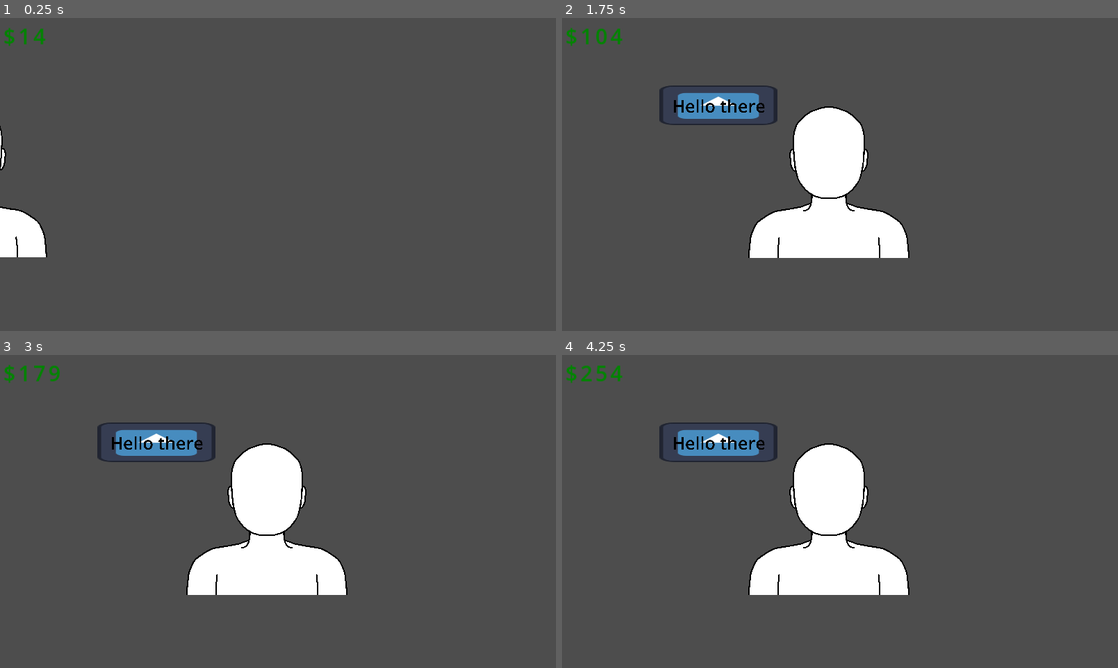
Above: before the commit, frames 1-4 (two rows, left to right).
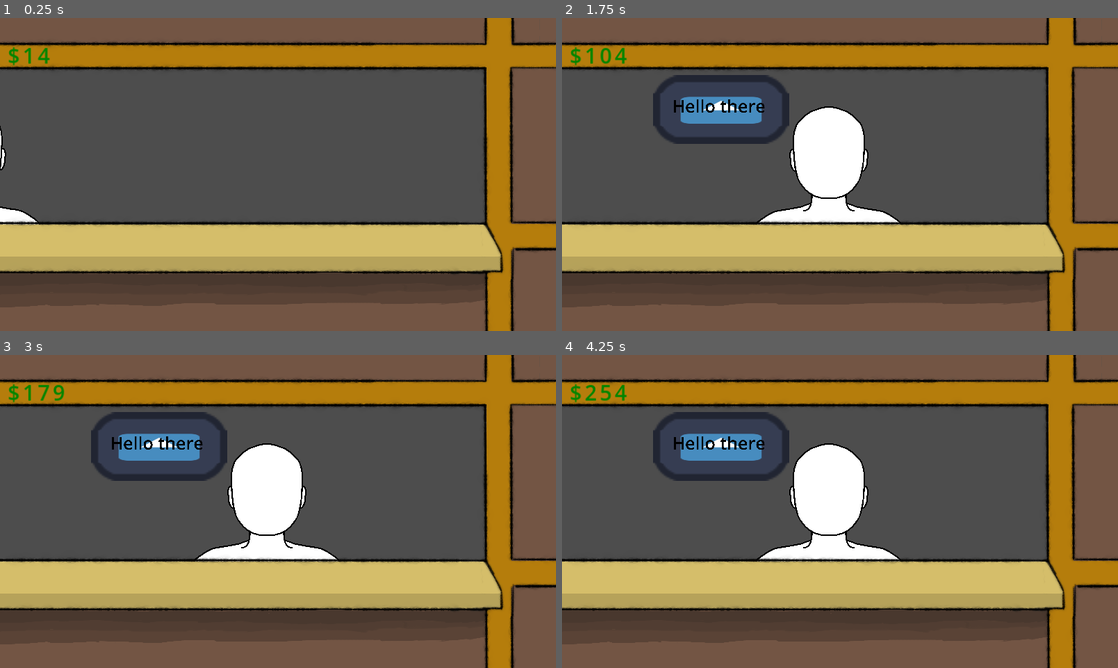
Above: after the commit, the same moments.

Repository: Routund/pawncepts
Game: Godot game, scene res://Scenes/Shop.tscn
Two runs of this game, one before a commit and one after it. Both use one fixed random seed, a clock stepped at 60 frames per second and the inputs below. The engine's default icon, where the game draws it, is replaced by a stand-in: a white triangle on a blue panel in a dark square.
Inputs:
- Up to frame 1 (0.25 s): no input
- Up to frame 2 (1.75 s): no input
- Up to frame 3 (3 s): no input
- Up to frame 4 (4.25 s): no input

The runs differ from the first frame. In frame 1, 54% of the frame differs, in the area x 0-100%, y 0-100%; in frame 2, 57%; in frame 3, 57%; in frame 4, 57%.

Commit message:
Added shop_front

Diff:
--- a/Scenes/Shop.tscn
+++ b/Scenes/Shop.tscn
@@ -6,6 +6,7 @@
 [ext_resource type="Script" path="res://Scripts/Customer_functions.gd" id="3_x5wk7"]
 [ext_resource type="Script" path="res://Scripts/Speech_manager.gd" id="5_2j8ui"]
 [ext_resource type="Texture2D" uid="uid://bg7r14a7t7y5h" path="res://Assets/icon.svg" id="6_n6cel"]
+[ext_resource type="Texture2D" uid="uid://t5lxafalxrrj" path="res://Assets/storefront.png" id="7_fdiy1"]
 
 [sub_resource type="FontVariation" id="FontVariation_uji3a"]
 spacing_glyph = 6
@@ -29,14 +30,14 @@
 
 [node name="Label" type="Label" parent="CanvasLayer"]
 anchors_preset = -1
-anchor_left = 0.006
-anchor_top = 0.009
-anchor_right = 0.006
-anchor_bottom = 0.009
-offset_left = 0.0879998
-offset_top = 0.168
-offset_right = 178.088
-offset_bottom = 73.168
+anchor_left = 0.014
+anchor_top = 0.071
+anchor_right = 0.014
+anchor_bottom = 0.071
+offset_left = -0.128
+offset_top = -0.00800323
+offset_right = 177.872
+offset_bottom = 72.992
 grow_horizontal = 2
 grow_vertical = 2
 text = "adsasd"
@@ -44,7 +45,7 @@
 script = ExtResource("1_dygwe")
 
 [node name="Customer" type="Sprite2D" parent="."]
-position = Vector2(600, 323)
+position = Vector2(222, 331)
 scale = Vector2(0.0721125, 0.0710185)
 texture = ExtResource("2_q2o5f")
 script = ExtResource("3_x5wk7")
@@ -61,13 +62,21 @@
 offset_bottom = 40.0
 
 [node name="NinePatchRect" type="NinePatchRect" parent="Customer/Speech_bubble/Control"]
-layout_mode = 0
-offset_left = -1650.2
-offset_top = -605.476
-offset_right = -1610.2
-offset_bottom = -565.476
-scale = Vector2(84.568, 28.8665)
+layout_mode = 1
+anchors_preset = -1
+anchor_top = -3.655
+anchor_right = 34.358
+anchor_bottom = 5.981
+offset_left = -1830.47
+offset_top = -754.974
+offset_right = -3126.79
+offset_bottom = -1100.41
+scale = Vector2(50, 50)
 texture = ExtResource("6_n6cel")
+patch_margin_left = 11
+patch_margin_top = 10
+patch_margin_right = 11
+patch_margin_bottom = 10
 
 [node name="Label" type="Label" parent="Customer/Speech_bubble/Control"]
 layout_mode = 0
@@ -79,5 +88,10 @@
 "
 label_settings = SubResource("LabelSettings_anbuk")
 
+[node name="Storefront" type="Sprite2D" parent="."]
+position = Vector2(573, 323)
+scale = Vector2(0.35, 0.35)
+texture = ExtResource("7_fdiy1")
+
 [connection signal="entered" from="Customer" to="." method="_on_customer_entered"]
 [connection signal="entered" from="Customer" to="Customer/Speech_bubble" method="_on_customer_entered"]
Binary file added: Assets/storefront.png
Not shown, added: Assets/storefront.png.import
Not shown: 1 places in Scenes/Shop.tscn that only renumber resources
